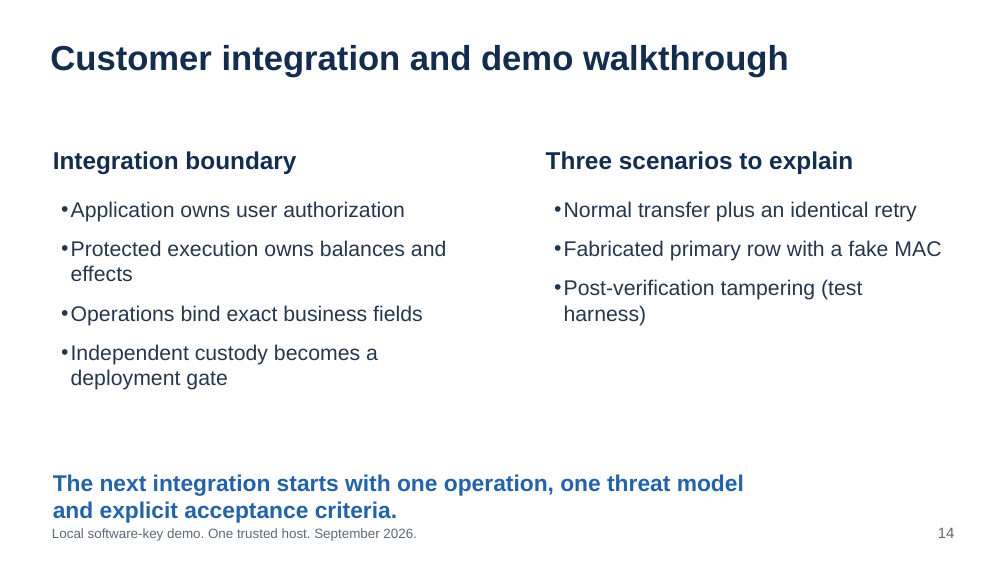
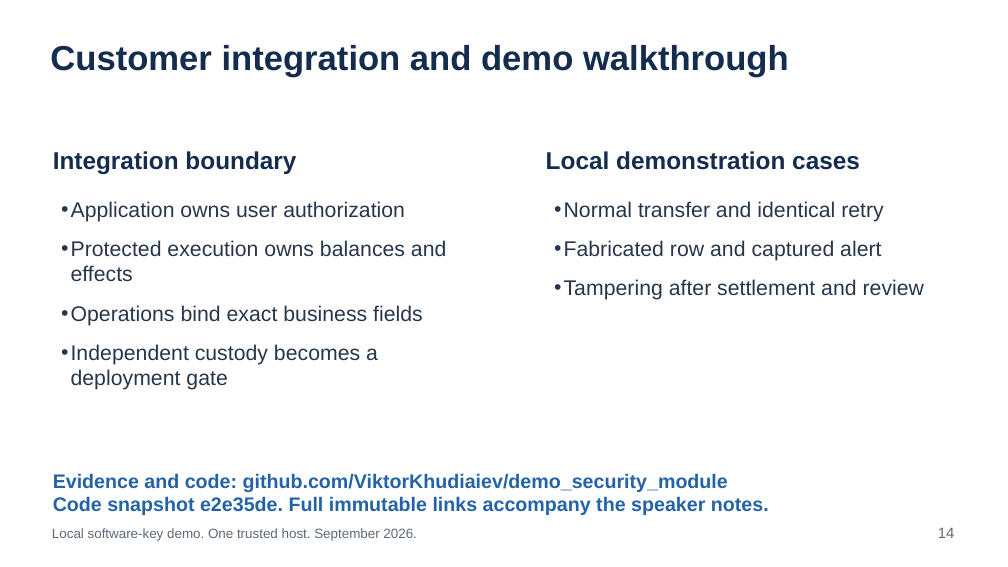
Before and after one commit to ViktorKhudiaiev/demo_security_module, a slide deck: slide 14 of docs/presentation/demo.pptx. Drawn at 1008x567 pixels with LibreOffice and Linux fonts; fonts in the diff are those of the drawing. Boxes give left, top, right and bottom in pixels: in the first picture for what was removed or moved away, otherwise in the second. Text is boxed around its words. In the diff, an @@ line names an element or a change of style, - is before the commit and + after.

Commit message:
Refresh offline docs, article PDF and presentation with verified notification evidence

```diff
--- a/docs/presentation/demo.pptx
+++ b/docs/presentation/demo.pptx
@@ text at box(546, 151, 860, 170): text changed @@
-Three scenarios to explain
+Local demonstration cases
@@ text at box(564, 201, 924, 300): text changed @@
-• Normal transfer plus an identical retry
-• Fabricated primary row with a fake MAC
-• Post-verification tampering (test harness)
+• Normal transfer and identical retry
+• Fabricated row and captured alert
+• Tampering after settlement and review
@@ text at box(53, 473, 769, 515): text changed; size 21.8 to 18.8 pt @@
-The next integration starts with one operation, one threat model
-and explicit acceptance criteria.
+Evidence and code: github.com/ViktorKhudiaiev/demo_security_module
+Code snapshot e2e35de. Full immutable links accompany the speaker notes.
```
Also in this commit, not shown: 4 other slides changed, 27 other files.
